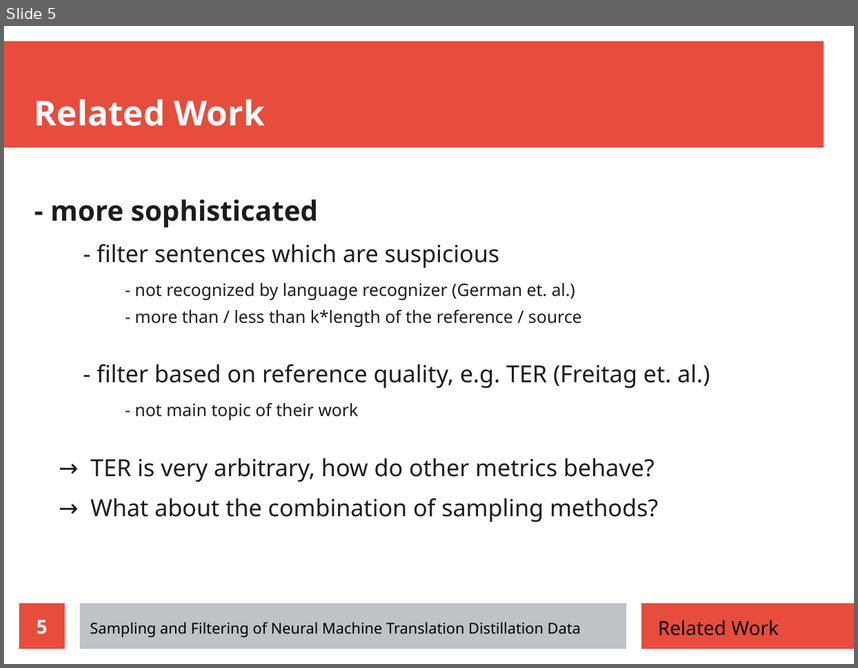
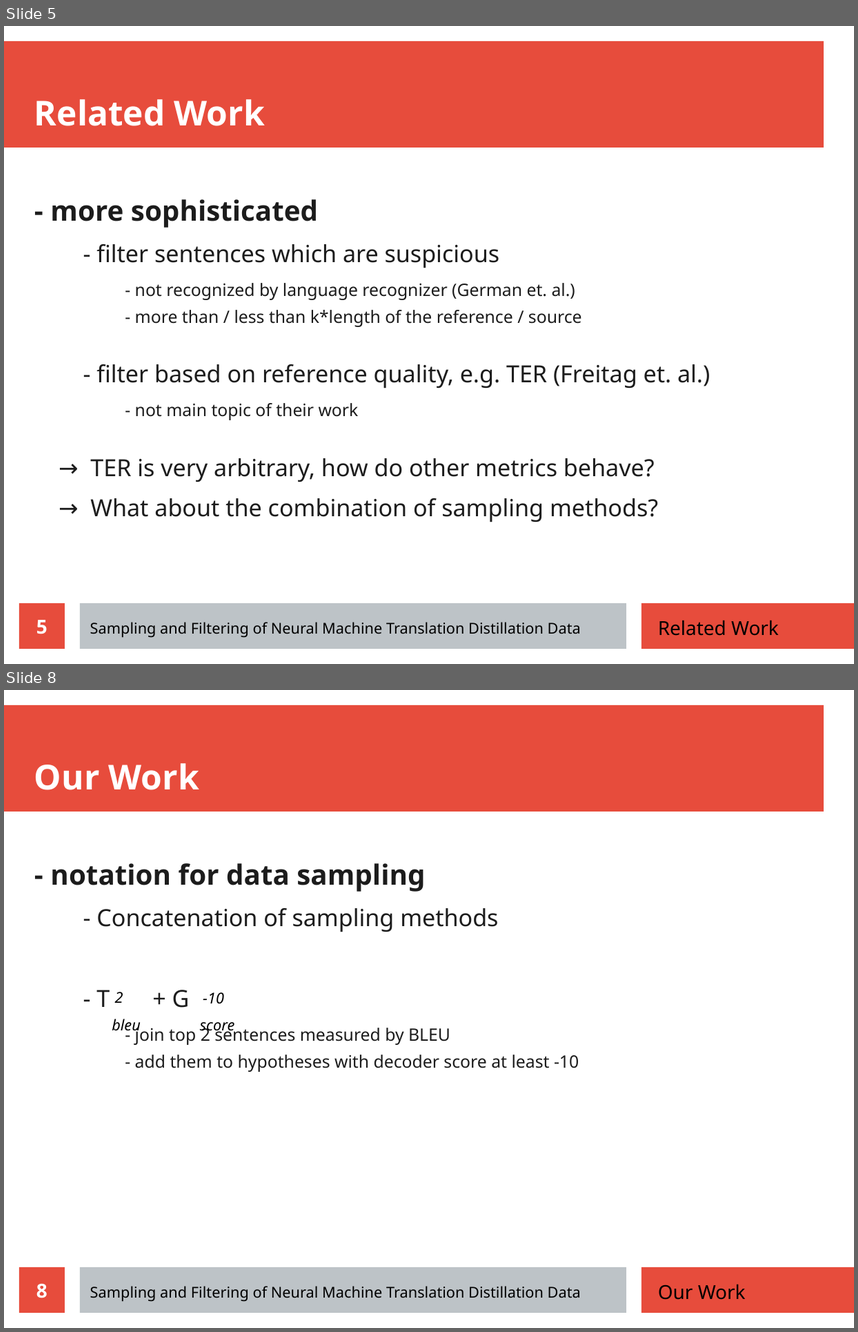
Before and after one commit to zouharvi/reference-mt-distill, a slide deck: meta/final_presentation.odp. Shown one above the other, each under a label of ours: slide 5 before the commit, slides 5 and 8 after it; the slides between them are not shown. The pictures are 858x668 and 858x1332 pixels, drawn with LibreOffice and Linux fonts; fonts in the diff are those of the drawing. Boxes give left, top, right and bottom in pixels: in the first picture for what was removed or moved away, otherwise in the second. Text is boxed around its words. In the diff, an @@ line names an element or a change of style, - is before the commit and + after.

Commit message:
Final Presentation: Our Work -> Notation slides added

```diff
--- a/meta/final_presentation.odp
+++ b/meta/final_presentation.odp
@@ slide 8 added at bbox=[4, 690, 854, 1328], background #FFFFFF; not listed: 3 template elements that a slide beside it also shows @@
@@ title added at bbox=[34, 763, 199, 790], 32 pt, text #FFFFFF, bold @@
+Our Work
@@ text added at bbox=[50, 863, 579, 1072], 16 pt, text #1C1C1C @@
+- notation for data sampling
+  - Concatenation of sampling methods
+  - T + G
+      - join top 2 sentences measured by BLEU
+      - add them to hypotheses with decoder score at least -10
@@ text added at bbox=[115, 992, 123, 1003], 14 pt, text #000000, italic @@
+2
@@ text added at bbox=[203, 992, 224, 1004], 14 pt, text #000000, italic @@
+-10
@@ text added at bbox=[112, 1018, 141, 1034], 14 pt, text #000000, italic @@
+bleu
@@ text added at bbox=[200, 1022, 235, 1034], 14 pt, text #000000, italic @@
+score
@@ page number added at bbox=[19, 1267, 65, 1312], fill #E74C3C, 18 pt, text #FFFFFF, bold @@
+8
@@ text added at bbox=[90, 1285, 581, 1301], 14 pt, text #000000 @@
+Sampling and Filtering of Neural Machine Translation Distillation Data
@@ text added at bbox=[658, 1283, 746, 1299], 18 pt, text #000000 @@
+Our Work
```
Also in this commit, not shown: 2 other slides added.
